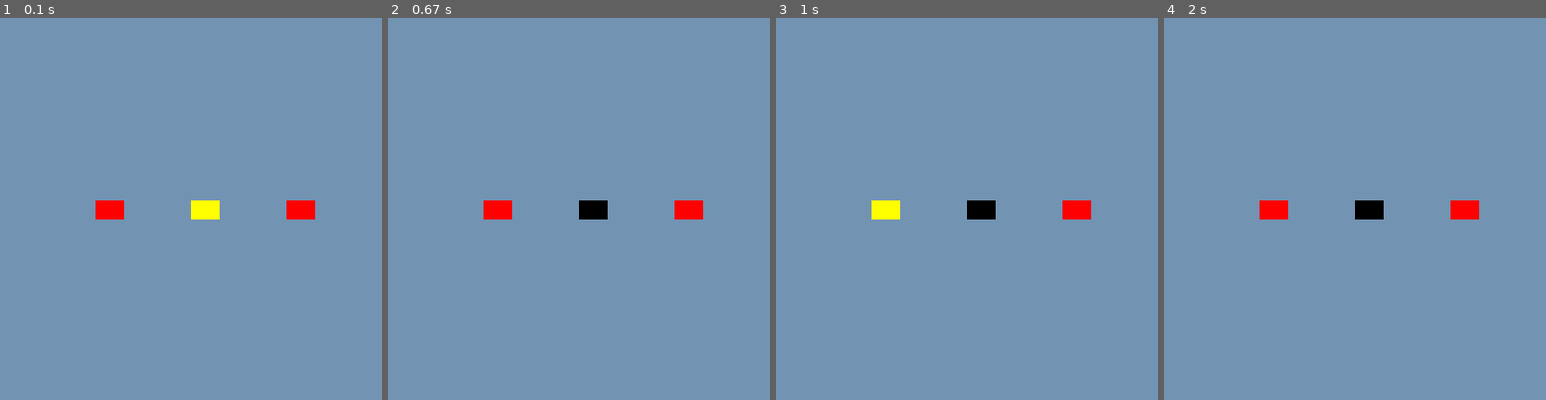
Above: before the commit, frames 1-4 (left to right).
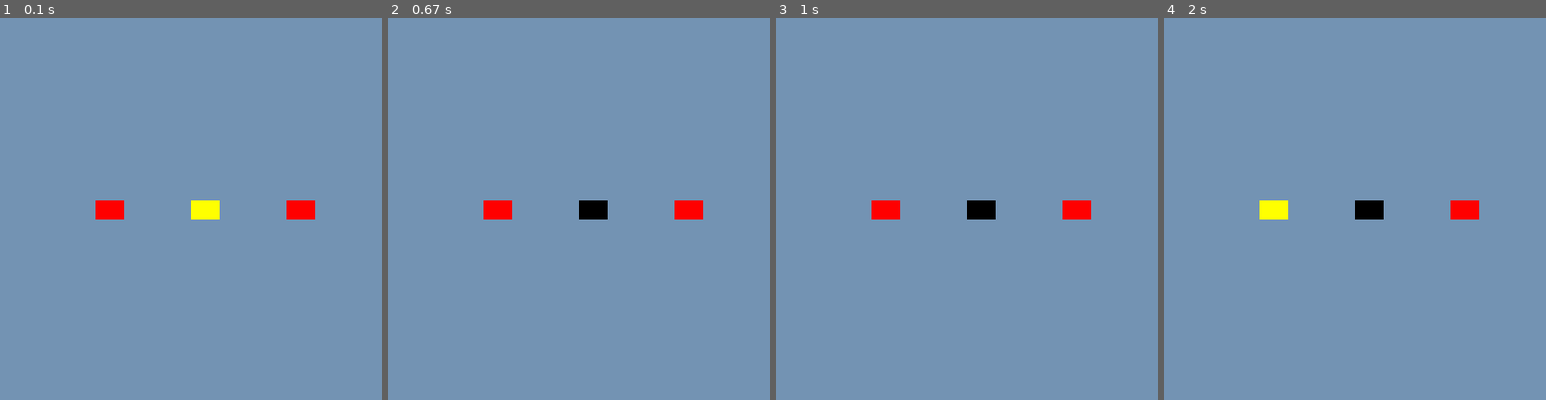
Above: after the commit, the same moments.

Repository: charles-kahlenberg/Bomb-defusal
Game: pygame game, started from Melody Game.py
Same seed, same stepped clock (60 frames per second), same inputs: the game is played once before the commit and once after it.
Inputs (mouse positions are % of the whole screen's width and height, from its top left):
- Up to frame 1 (0.1 s): no input
- Up to frame 2 (0.67 s): no input
- Up to frame 3 (1 s): click (14, 39) at 0.88 s
- Up to frame 4 (2 s): no input
The pictures show only the part of the screen within x 0-50%, y 14-64%; the shares and areas given below are measured in that part.

Frames 1-2 are identical in both runs. In frame 3, 0.4% of the frame differs, in the area x 25-33%, y 47-53%; in frame 4, 0.4%.

Commit message:
Update Melody Game.py

Diff:
--- a/Melody Game.py
+++ b/Melody Game.py
@@ -13,6 +13,8 @@
 #5. If the player presses the correct buttons in the correct order, they move on to the next melody
 #6. If the player presses the wrong button, they get a strike counter added to them, and they have to start the melody over again
 #7 If the player gets 3 strikes, they lose and have to start the game over again
+
+from time import sleep
 
 import pygame
 import random
@@ -211,6 +213,7 @@
                     game_over = True
             if not game_over:
                 state = "start_round"
+                sleep(1)# Brief pause before next round
 
     for s in sprite_objects:
         s.update_highlight(now)
